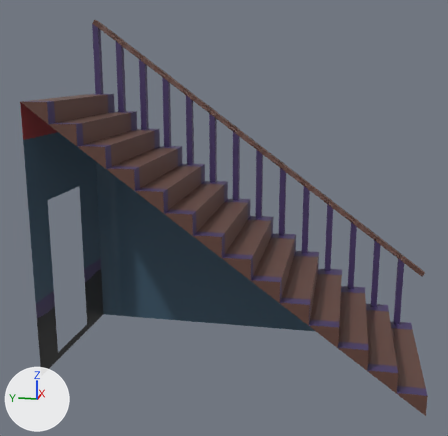
Renders of the FBX model Graphic/TutorialObjects/M_StepsUp.fbx from each side of a commit.
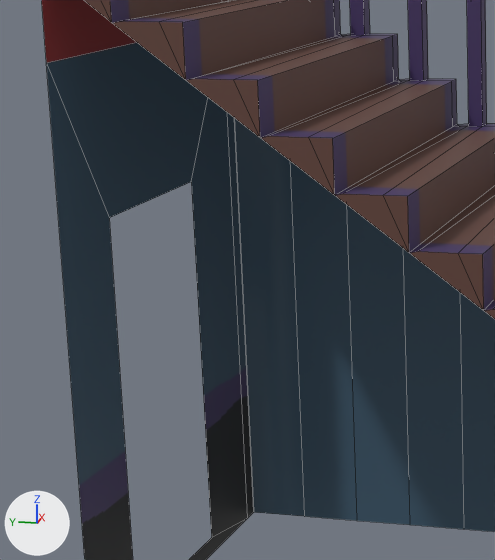
Each version is shown whole from a 50 mm camera at (-7.22, -2.81, 3.19) aimed at (-0.91, -1.55, 1.61), then close up on the part from 1% to 44% of the width and 27% to 76% of the height. Lighting does not change. The marker at lower left points along +X, +Y and +Z. The close-ups show mesh edges as thin lines. Where no turn or scale is listed for an object, it has been applied to the vertices.

The older version as bpy lines, for what is in view:
```python
me_cube_046 = bpy.data.meshes.new('Cube.046')
me_cube_046.from_pydata(...)  # 369 vertices, 402 faces; spans x -1.69..0.05, y -3.75..0.28, z -0.02..3.71
me_cube_046.materials.append(mat_material)  # picture img_stepspng_png
ob_steps2 = bpy.data.objects.new('Steps2', me_cube_046)
ob_steps2.location = (0.0, 0.0, 0.0)
```
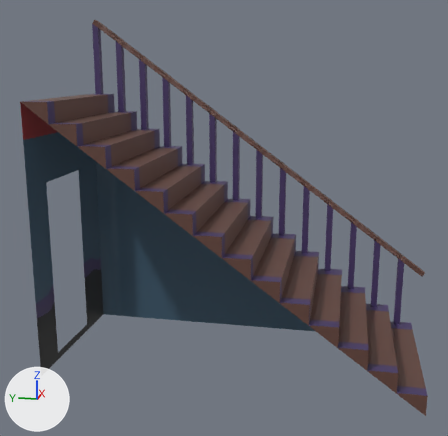
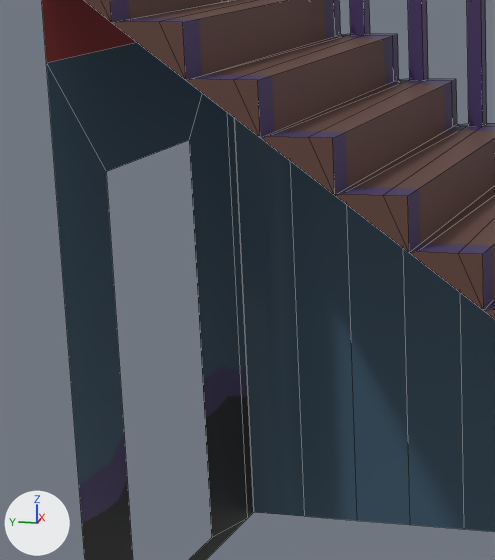
Edits to the bpy script that builds the scene:
```text
Change me_cube_046:
    where me_cube_046.from_pydata(...)  # 369 vertices, 402 faces; spans x -1.69..0.05, y -3.75..0.28, z -0.02..3.71
    used by ob_steps2; location = (0.0, 0.0, 0.0)
    me_cube_046 part 1
    me_cube_046.vertices[286].co: (-0.47, 0.28, 1.81) -> (-0.47, 0.28, 2.0)  # pixel (191, 181) -> pixel (189, 140)
    me_cube_046.vertices[367].co: (-1.28, 0.28, 1.81) -> (-1.28, 0.28, 2.0)  # pixel (109, 217) -> pixel (106, 171)
```

Pixel boxes (x1, y1, x2, y2) of what changed, in the close-ups (495 x 560 px; the box of a moved part takes in the faces that stretch with it):
part 1 of me_cube_046, moved or reshaped: (47, 43, 248, 560) in both
